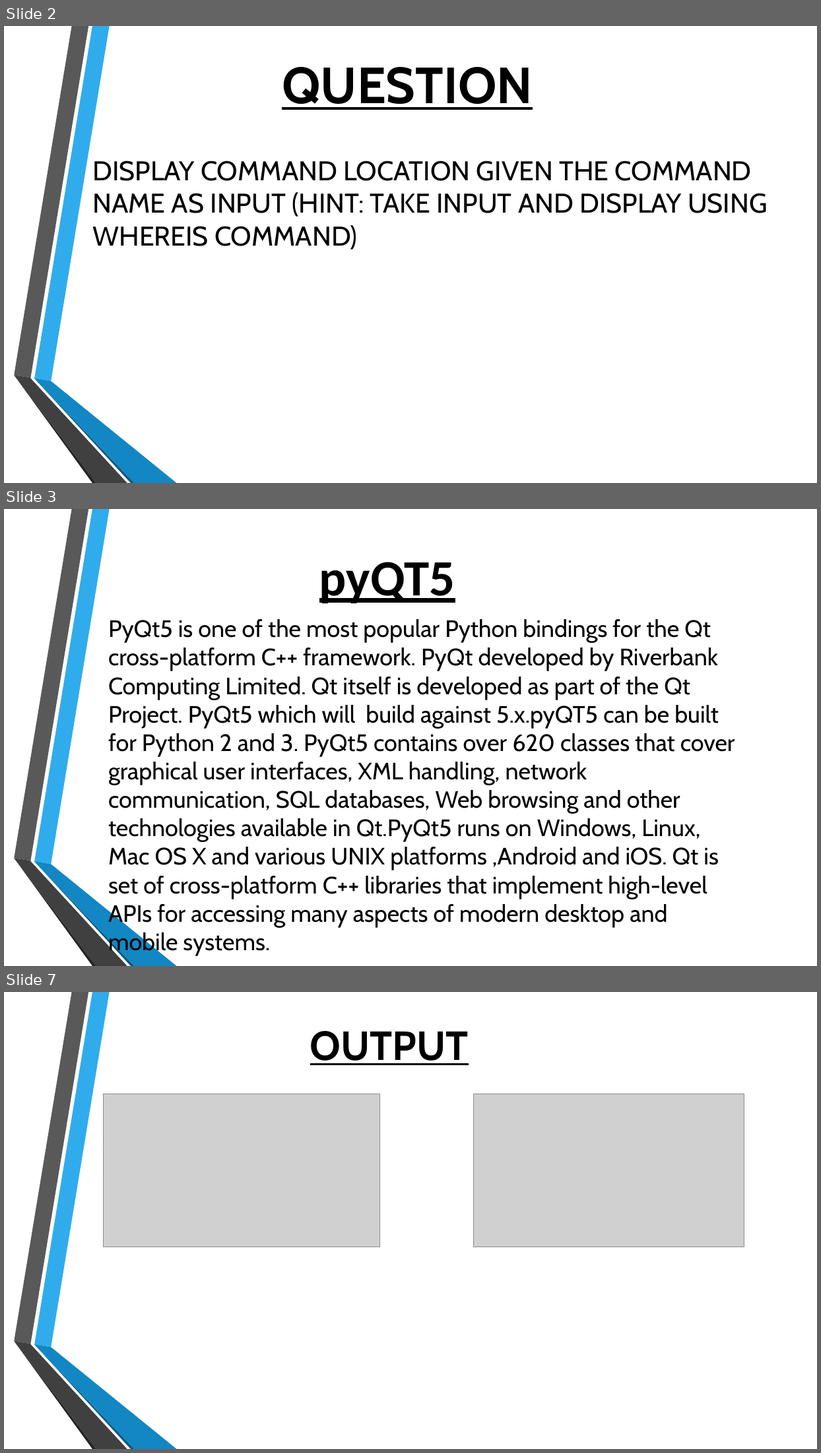
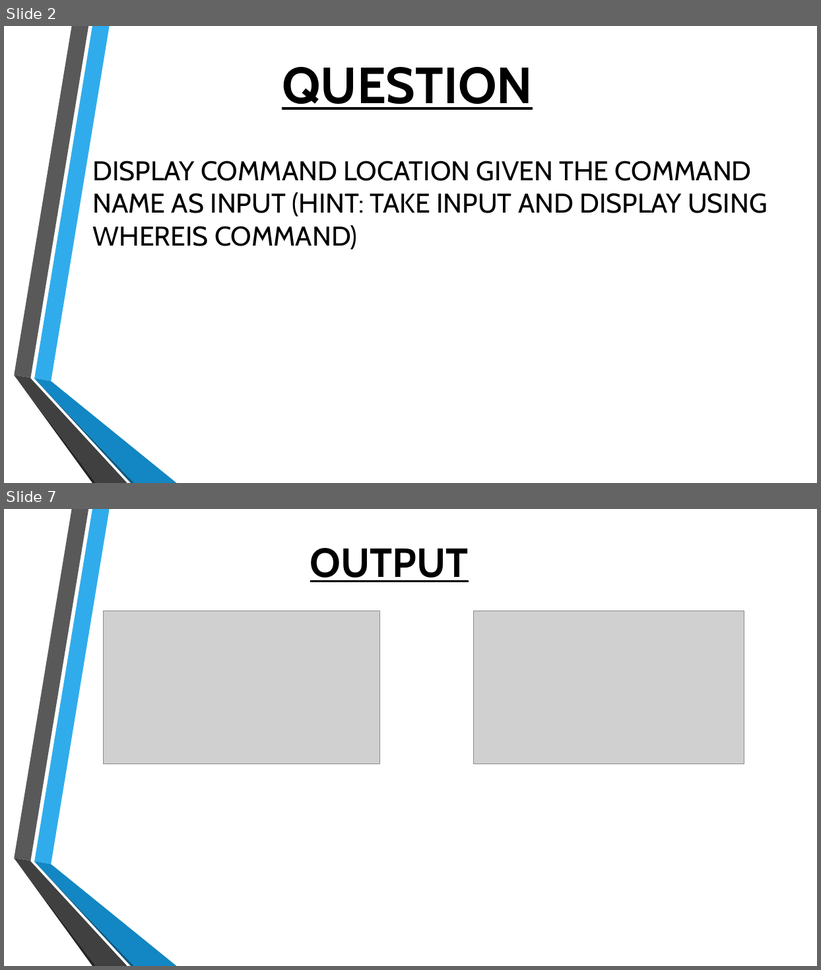
Before and after one commit to honeymariam/FOSS-Project-, a slide deck: FOSS assignment.pptx. Shown one above the other, each under a label of ours: slides 2, 3 and 7 before the commit, slides 2 and 7 after it; the slides between them are not shown. The pictures are 821x1453 and 821x970 pixels, drawn with LibreOffice and Linux fonts; fonts in the diff are those of the drawing; grey boxes stand for pictures; background and template pictures are left out. Boxes give left, top, right and bottom in pixels: in the first picture for what was removed or moved away, otherwise in the second. Text is boxed around its words. In the diff, an @@ line names an element or a change of style, - is before the commit and + after.

```diff
--- a/FOSS assignment.pptx
+++ b/FOSS assignment.pptx
@@ slide 3 removed at <box>4,509,817,966</box>, background picture (left out); not listed: 6 template elements that a slide beside it also shows @@
@@ text removed at <box>319,562,455,603</box> @@
-pyQT5
@@ text removed at <box>108,619,735,956</box> @@
-PyQt5 is one of the most popular Python bindings for the Qt cross-platform C++ framework. PyQt developed by Riverbank Computing Limited. Qt itself is developed as part of the Qt Project. PyQt5 which will build against 5.x.pyQT5 can be built for Python 2 and 3. PyQt5 contains over 620 classes that cover graphical user interfaces, XML handling, network communication, SQL databases, Web browsing and other technologies available in Qt.PyQt5 runs on Windows, Linux, Mac OS X and various UNIX platforms ,Android and iOS. Qt is set of cross-platform C++ libraries that implement high-level APIs for accessing many aspects of modern desktop and mobile systems.
```
Also in this commit, not shown: 3 slides changed, 1 slide added, 1 other file.
